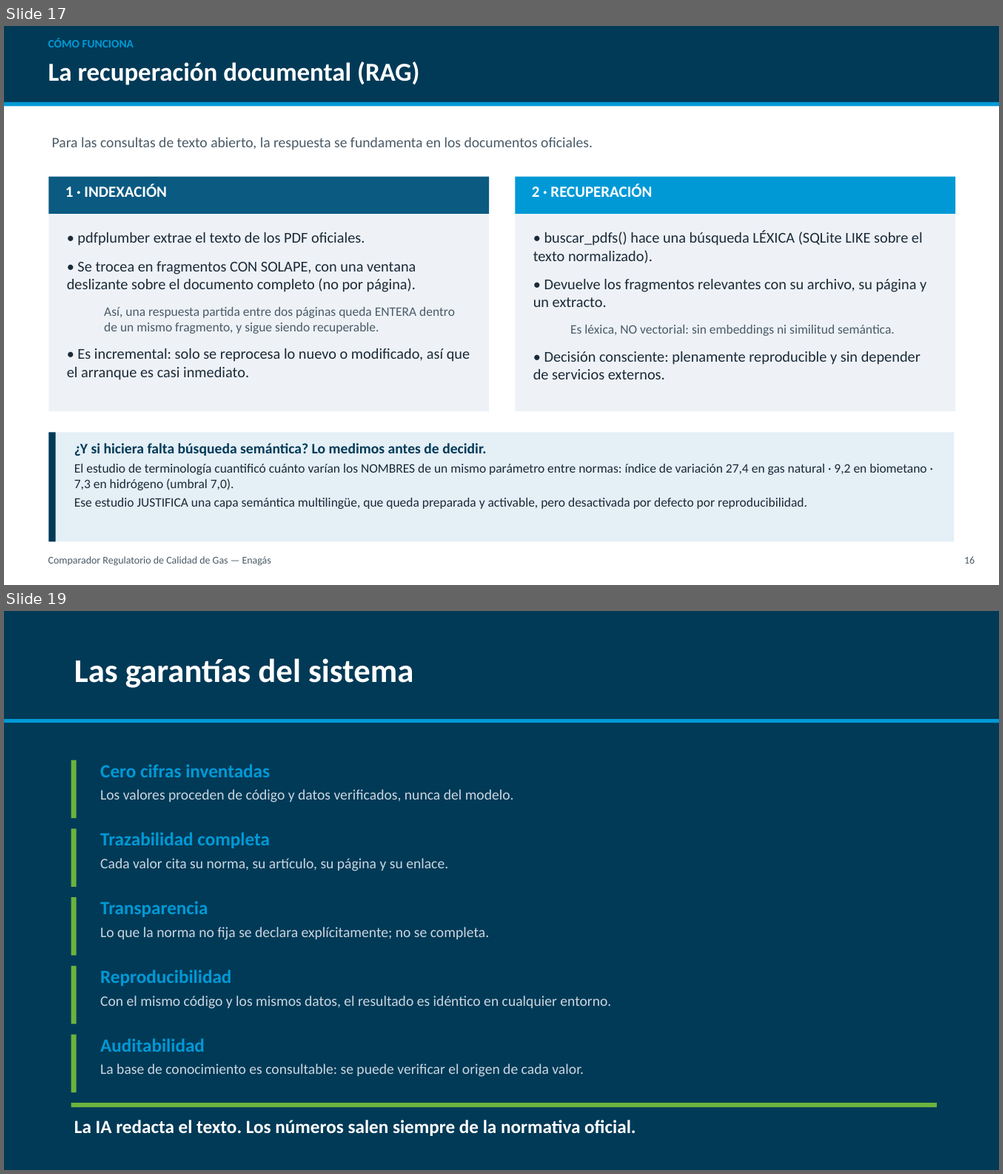
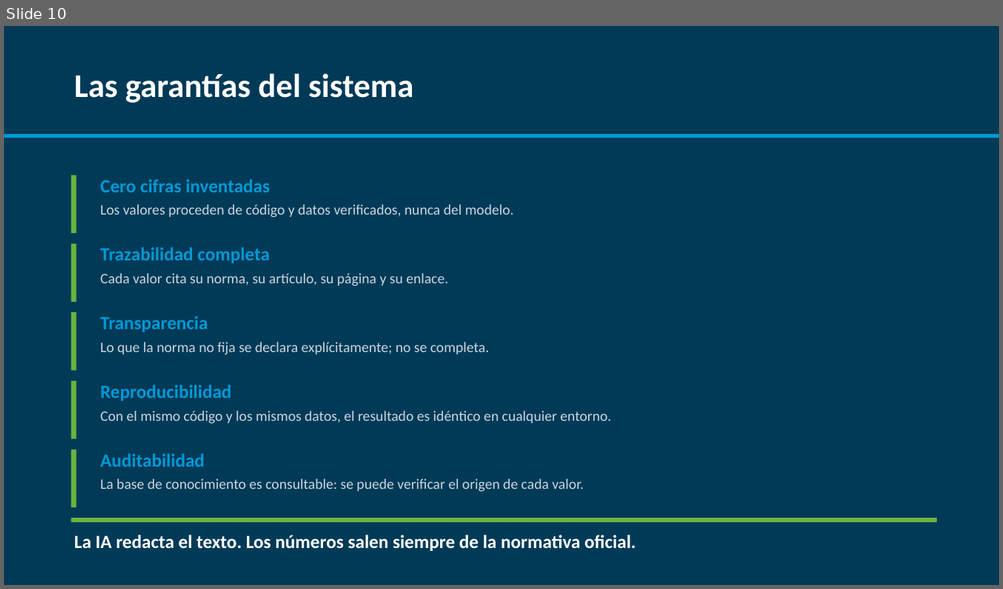
Before and after one commit to CarlosOlivaZurdo/ENAG-S_G1, a slide deck: docs/Presentacion_Comparador_Gas.pptx. Shown one above the other, each under a label of ours: slides 17 and 19 before the commit, slide 10 after it; the slides between them are not shown. The pictures are 1003x1174 and 1003x589 pixels, drawn with LibreOffice and Linux fonts; fonts in the diff are those of the drawing. Boxes give left, top, right and bottom in pixels: in the first picture for what was removed or moved away, otherwise in the second. Text is boxed around its words. In the diff, an @@ line names an element or a change of style, - is before the commit and + after.

```diff
--- a/docs/Presentacion_Comparador_Gas.pptx
+++ b/docs/Presentacion_Comparador_Gas.pptx
@@ slide 17 removed at (x1=4, y1=26, x2=999, y2=585), background #FFFFFF @@
@@ rectangle removed at (x1=4, y1=26, x2=999, y2=102) @@
@@ text removed at (x1=48, y1=38, x2=134, y2=47) @@
-CÓMO FUNCIONA
@@ text removed at (x1=48, y1=62, x2=419, y2=85) @@
-La recuperación documental (RAG)
@@ rectangle removed at (x1=4, y1=102, x2=999, y2=107) @@
@@ text removed at (x1=52, y1=137, x2=592, y2=150) @@
-Para las consultas de texto abierto, la respuesta se fundamenta en los documentos oficiales.
@@ rectangle removed at (x1=48, y1=177, x2=489, y2=412) @@
@@ rectangle removed at (x1=48, y1=177, x2=489, y2=214) @@
@@ rectangle removed at (x1=515, y1=177, x2=956, y2=412) @@
@@ rectangle removed at (x1=515, y1=177, x2=956, y2=214) @@
@@ text removed at (x1=65, y1=184, x2=167, y2=197) @@
-1 · INDEXACIÓN
@@ text removed at (x1=532, y1=184, x2=652, y2=197) @@
-2 · RECUPERACIÓN
@@ text removed at (x1=67, y1=232, x2=469, y2=380) @@
-• pdfplumber extrae el texto de los PDF oficiales.
-• Se trocea en fragmentos CON SOLAPE, con una ventana deslizante sobre el documento completo (no por página).
-  Así, una respuesta partida entre dos páginas queda ENTERA dentro de un mismo fragmento, y sigue siendo recuperable.
-• Es incremental: solo se reprocesa lo nuevo o modificado, así que el arranque es casi inmediato.
@@ text removed at (x1=533, y1=230, x2=926, y2=380) @@
-• buscar_pdfs() hace una búsqueda LÉXICA (SQLite LIKE sobre el texto normalizado).
-• Devuelve los fragmentos relevantes con su archivo, su página y un extracto.
-  Es léxica, NO vectorial: sin embeddings ni similitud semántica.
-• Decisión consciente: plenamente reproducible y sin depender de servicios externos.
@@ rectangle removed at (x1=48, y1=432, x2=954, y2=543) @@
@@ rectangle removed at (x1=48, y1=432, x2=56, y2=543) @@
@@ text removed at (x1=74, y1=443, x2=926, y2=509) @@
-¿Y si hiciera falta búsqueda semántica? Lo medimos antes de decidir.
-El estudio de terminología cuantificó cuánto varían los NOMBRES de un mismo parámetro entre normas: índice de variación 27,4 en gas natural · 9,2 en biometano · 7,3 en hidrógeno (umbral 7,0).
-Ese estudio JUSTIFICA una capa semántica multilingüe, que queda preparada y activable, pero desactivada por defecto por reproducibilidad.
@@ text removed at (x1=48, y1=557, x2=271, y2=566) @@
-Comparador Regulatorio de Calidad de Gas — Enagás
@@ text removed at (x1=964, y1=557, x2=974, y2=564) @@
-16
@@ what was slide 19 is now slide 10 @@
```
Also in this commit, not shown: 9 slides changed, 8 other slides removed, 1 other file.
